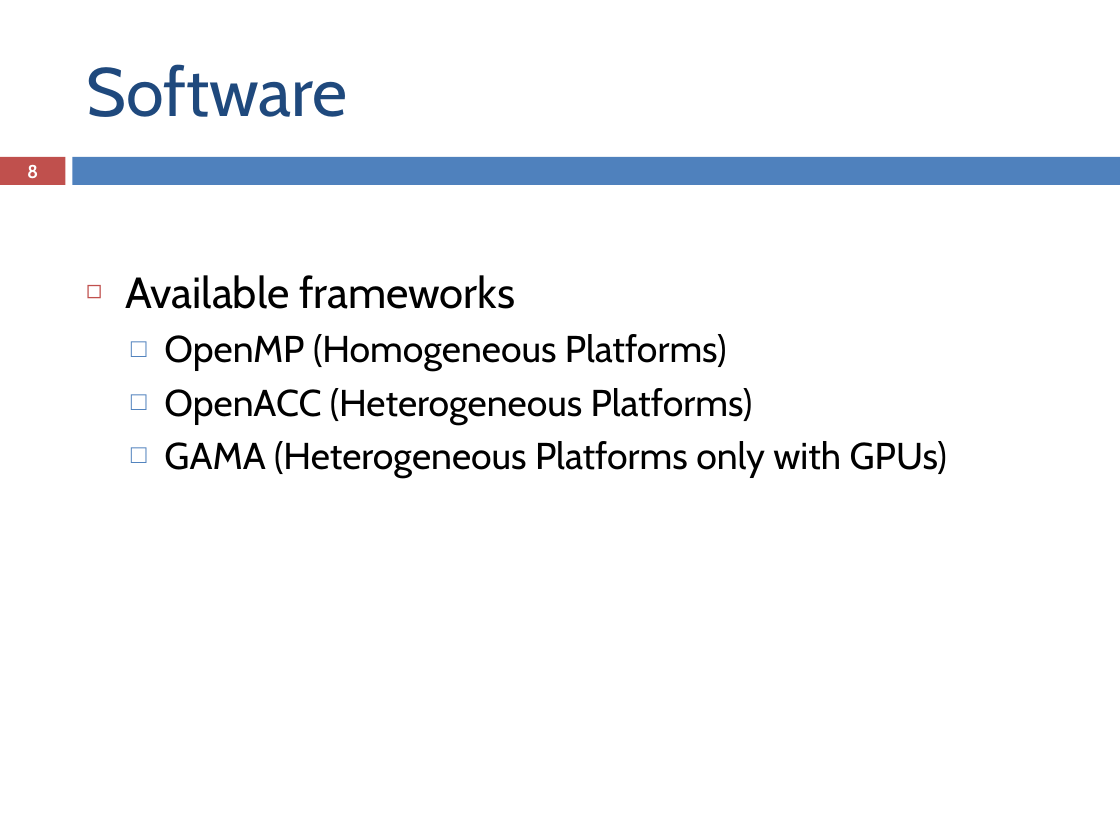
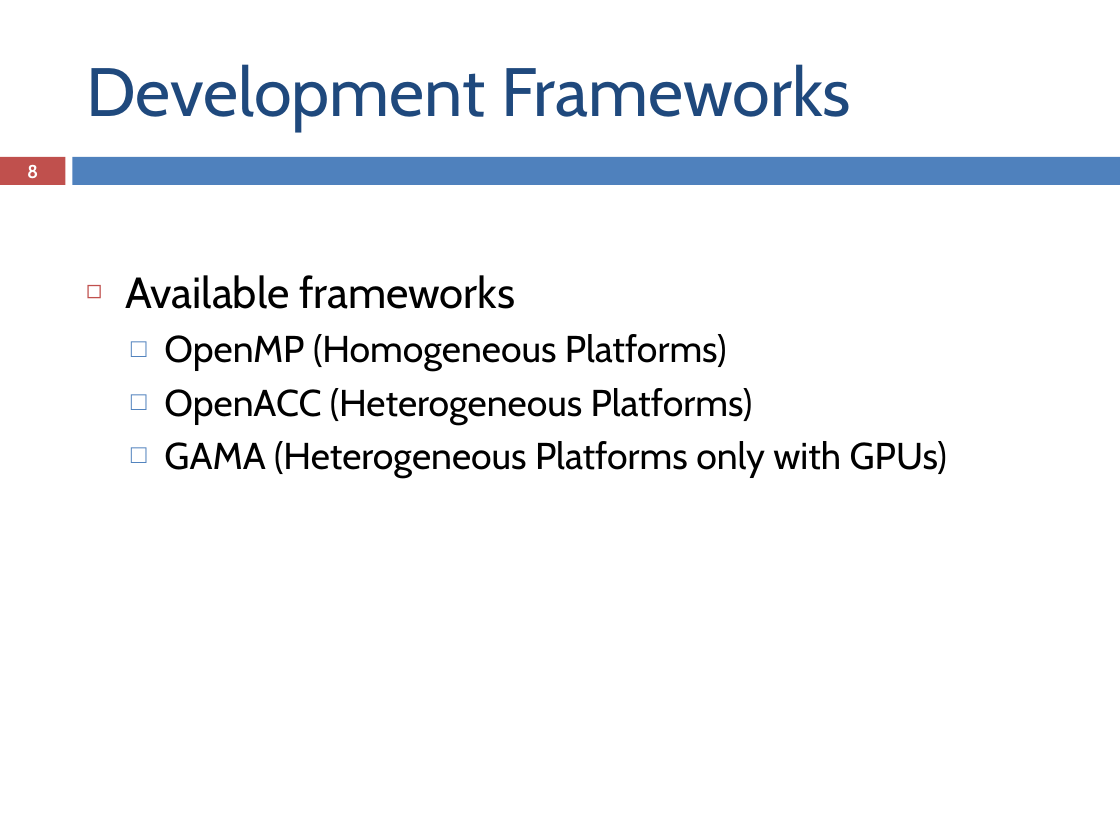
Before and after one commit to ampereira/mscthesis-liptool, a slide deck: slide 8 of doc/pre-thesis/presentation/pre-thesis_presentation.pptx. Drawn at 1120x840 pixels with LibreOffice and Linux fonts; fonts in the diff are those of the drawing. Boxes give left, top, right and bottom in pixels: in the first picture for what was removed or moved away, otherwise in the second. Text is boxed around its words. In the diff, an @@ line names an element or a change of style, - is before the commit and + after.

```diff
--- a/doc/pre-thesis/presentation/pre-thesis_presentation.pptx
+++ b/doc/pre-thesis/presentation/pre-thesis_presentation.pptx
@@ title at <box>86,64,851,131</box>: text changed @@
-Software
+Development Frameworks
```
Also in this commit, not shown: 1 other slide changed, 1 other file.
